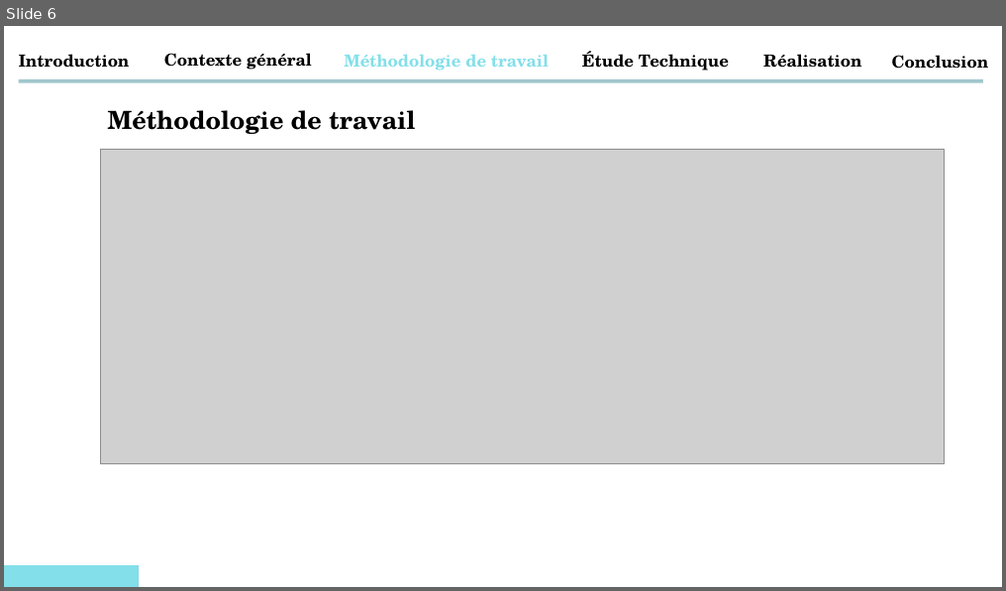
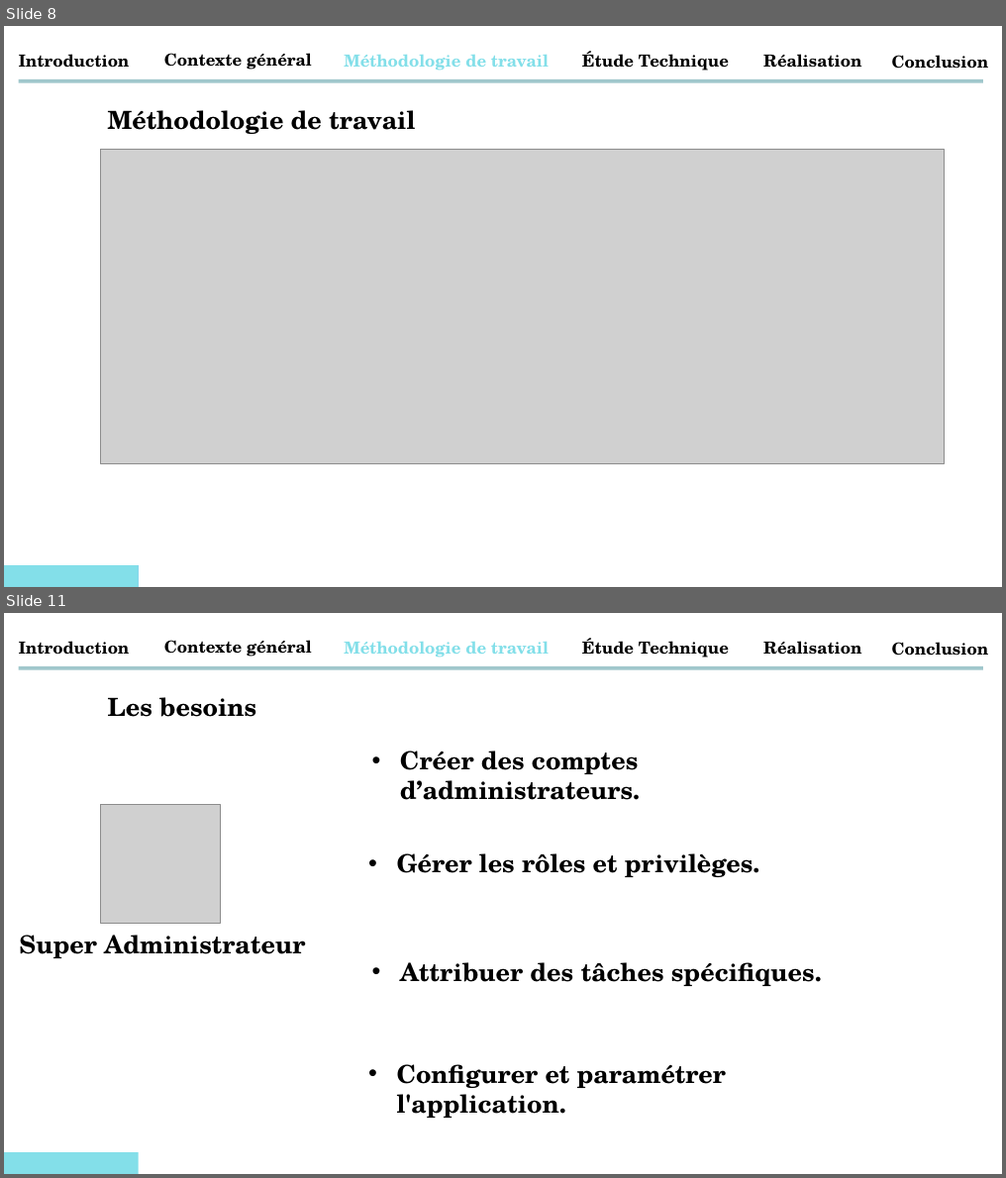
Before and after one commit to abdessamadtanafaat/AdminDashboard, a slide deck: PRESENTATION PFA/Presentatin PFA .pptx. Shown one above the other, each under a label of ours: slide 6 before the commit, slides 8 and 11 after it; the slides between them are not shown. The pictures are 1006x591 and 1006x1178 pixels, drawn with LibreOffice and Linux fonts; fonts in the diff are those of the drawing; grey boxes stand for pictures; background and template pictures are left out. Boxes give left, top, right and bottom in pixels: in the first picture for what was removed or moved away, otherwise in the second. Text is boxed around its words. In the diff, an @@ line names an element or a change of style, - is before the commit and + after.

```diff
--- a/PRESENTATION PFA/Presentatin PFA .pptx
+++ b/PRESENTATION PFA/Presentatin PFA .pptx
@@ slide 11 added at (x1=4, y1=613, x2=1002, y2=1174), background #FFFFFF @@
@@ text added at (x1=19, y1=641, x2=130, y2=655), 16 pt, text #000000, bold @@
+Introduction
@@ text added at (x1=164, y1=640, x2=312, y2=657), 16 pt, text #000000, bold @@
+Contexte général
@@ text added at (x1=344, y1=641, x2=548, y2=658), 16 pt, text #83DFE9, bold @@
+Méthodologie de travail
@@ text added at (x1=582, y1=638, x2=729, y2=658), 16 pt, text #000000, bold @@
+Étude Technique
@@ text added at (x1=763, y1=641, x2=861, y2=655), 16 pt, text #000000, bold @@
+Réalisation
@@ text added at (x1=892, y1=642, x2=989, y2=656), 16 pt, text #000000, bold @@
+Conclusion
@@ rectangle added at (x1=18, y1=666, x2=983, y2=669), fill #A0C7CC @@
@@ text added at (x1=108, y1=697, x2=256, y2=717), 24 pt, text #000000, bold @@
+Les besoins
@@ text added at (x1=400, y1=751, x2=640, y2=800), 24 pt, text #000000, bold @@
+• Créer des comptes d’administrateurs.
@@ picture added at (x1=101, y1=805, x2=220, y2=924) @@
@@ text added at (x1=397, y1=854, x2=760, y2=877), 24 pt, text #000000, bold @@
+• Gérer les rôles et privilèges.
@@ text added at (x1=19, y1=935, x2=305, y2=959), 24 pt, text #000000, bold @@
+Super Administrateur
@@ text added at (x1=400, y1=962, x2=822, y2=986), 24 pt, text #000000, bold @@
+• Attribuer des tâches spécifiques.
@@ text added at (x1=397, y1=1064, x2=726, y2=1118), 24 pt, text #000000, bold @@
+• Configurer et paramétrer l'application.
@@ rectangle added at (x1=4, y1=1157, x2=1002, y2=1174), fill #FFFFFF @@
@@ rectangle added at (x1=4, y1=1153, x2=138, y2=1174), fill #83DFE9 @@
@@ what was slide 6 is now slide 8 @@
```
Also in this commit, not shown: 7 slides changed, 10 other slides added, 1 other file.
